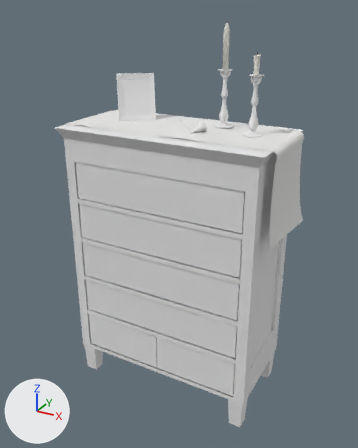
Before and after pictures for a commit that changed the Blender file Assets/models/house/floor02/bedroom_se/dresser03/dresser03.blend.
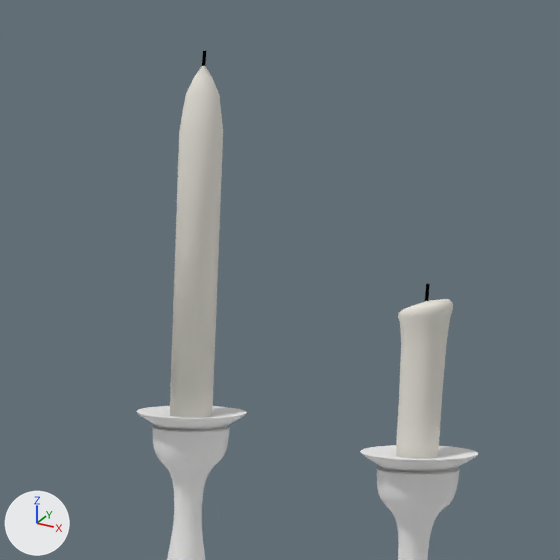
There are two pictures of each version: one whole from a 50 mm camera at (2.048, -3.688, 3.52) aimed at (0.027, -0.013, 1.683), one close up on the part from 56% to 77% of the width and 3% to 20% of the height. The lights are fixed; the arrows at lower left show +X, +Y and +Z.

The scene before the commit, as lines of its bpy script (objects in view):
```python
me_cylinder = bpy.data.meshes.new('Cylinder')
me_cylinder.from_pydata(...)  # 192 vertices, 162 faces; spans x -0.024..0.024, y -0.024..0.024, z -0.155..0.236
me_cylinder.polygons.foreach_set('use_smooth', [True] * 162)
# faces by material slot: [129, 33]
me_cylinder.materials.append(mat_candle_wax)  # white #e7e4db
me_cylinder.materials.append(mat_candle_wick)  # black #050505
me_cylinder_003 = bpy.data.meshes.new('Cylinder.003')
me_cylinder_003.from_pydata(...)  # 160 vertices, 130 faces; spans x -0.029..0.029, y -0.029..0.029, z -0.089..0.087
me_cylinder_003.polygons.foreach_set('use_smooth', [True] * 130)
me_cylinder_003.materials.append(mat_candle_wax)  # white #e7e4db
me_cylinder_004 = bpy.data.meshes.new('Cylinder.004')
me_cylinder_004.from_pydata(...)  # 64 vertices, 33 faces; spans x -0.0018..0.0026, y -0.0018..0.0018, z 0.0724..0.0944
me_cylinder_004.polygons.foreach_set('use_smooth', [True] * 33)
me_cylinder_004.materials.append(mat_candle_wick)  # black #050505
ob_candle01_wick = bpy.data.objects.new('candle01_wick', me_cylinder_004)
ob_candle01_wick.location = (0.649, 0.095, 3.105)
ob_candle1 = bpy.data.objects.new('candle1', me_cylinder)
ob_candle1.location = (0.329, 0.23, 3.18)
ob_candle_new01 = bpy.data.objects.new('candle_new01', me_cylinder_003)
ob_candle_new01.location = (0.649, 0.095, 3.105)
_m = ob_candle_new01.modifiers.new('Subdivision', 'SUBSURF')
_m.render_levels = 1
# also in view: 'candlestick_new01' at (0.651, 0.095, 2.797); 'candlestick_new02' at (0.33, 0.231, 2.807)
```
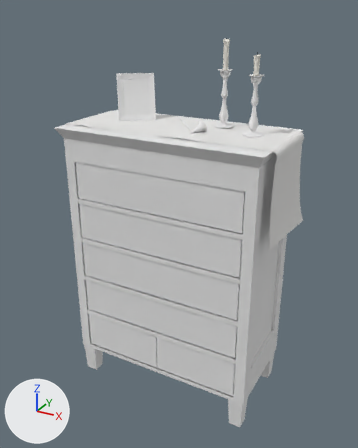
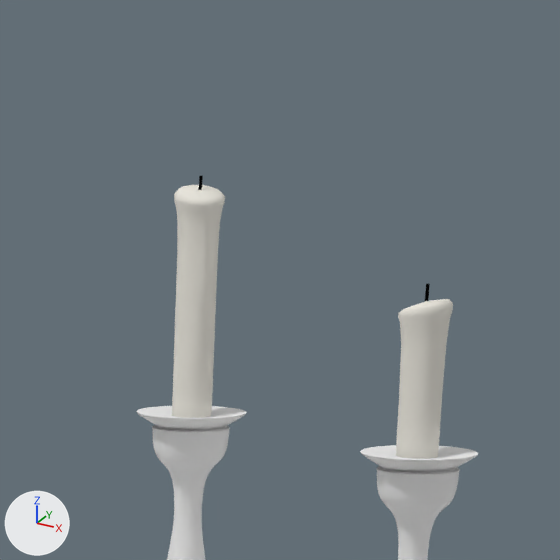
Edits to the scene script, one JSON object a line:
```json
{"op": "add", "block": "me_cylinder_005", "code": ["me_cylinder_005 = bpy.data.meshes.new('Cylinder.005')", "me_cylinder_005.from_pydata(...)  # 256 vertices, 226 faces; spans x -0.029..0.029, y -0.029..0.029, z -0.173..0.087", "me_cylinder_005.polygons.foreach_set('use_smooth', [True] * 226)", "me_cylinder_005.materials.append(mat_candle_wax)  # white #e7e4db"]}
{"op": "remove", "block": "ob_candle1", "code": ["ob_candle1 = bpy.data.objects.new('candle1', me_cylinder)", "ob_candle1.location = (0.329, 0.23, 3.18)"]}
{"op": "add", "block": "ob_candle01_wick_001", "code": ["ob_candle01_wick_001 = bpy.data.objects.new('candle01_wick.001', me_cylinder_004.copy())  # the mesh of ob_candle01_wick", "ob_candle01_wick_001.location = (0.331, 0.228, 3.195)"]}
{"op": "add", "block": "ob_candle_new01_001", "code": ["ob_candle_new01_001 = bpy.data.objects.new('candle_new01.001', me_cylinder_005)", "ob_candle_new01_001.location = (0.331, 0.229, 3.199)", "ob_candle_new01_001.rotation_euler = (0.0, 0.0, 2.234)  # degrees (0, 0, 128)", "_m = ob_candle_new01_001.modifiers.new('Subdivision', 'SUBSURF')", "_m.render_levels = 1"]}
```

Changed parts and their boxes [x1, y1, x2, y2] in the close-ups (560 x 560 px):
```json
{"object": "candle1", "change": "deleted", "before": [170, 51, 223, 418], "faces in mat_candle_wax (white #e7e4db)": [170, 66, 223, 418]}
{"object": "candle_new01.001", "change": "added", "after": [172, 185, 225, 418]}
```
